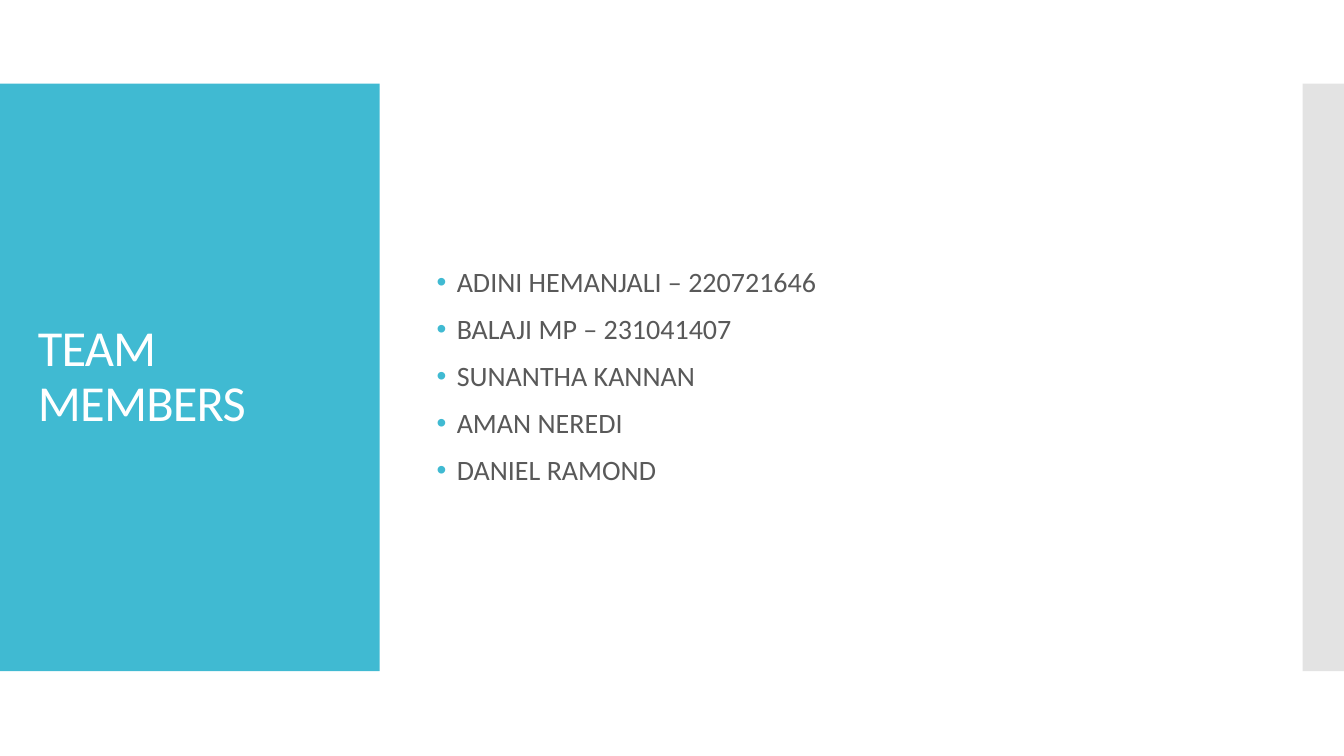
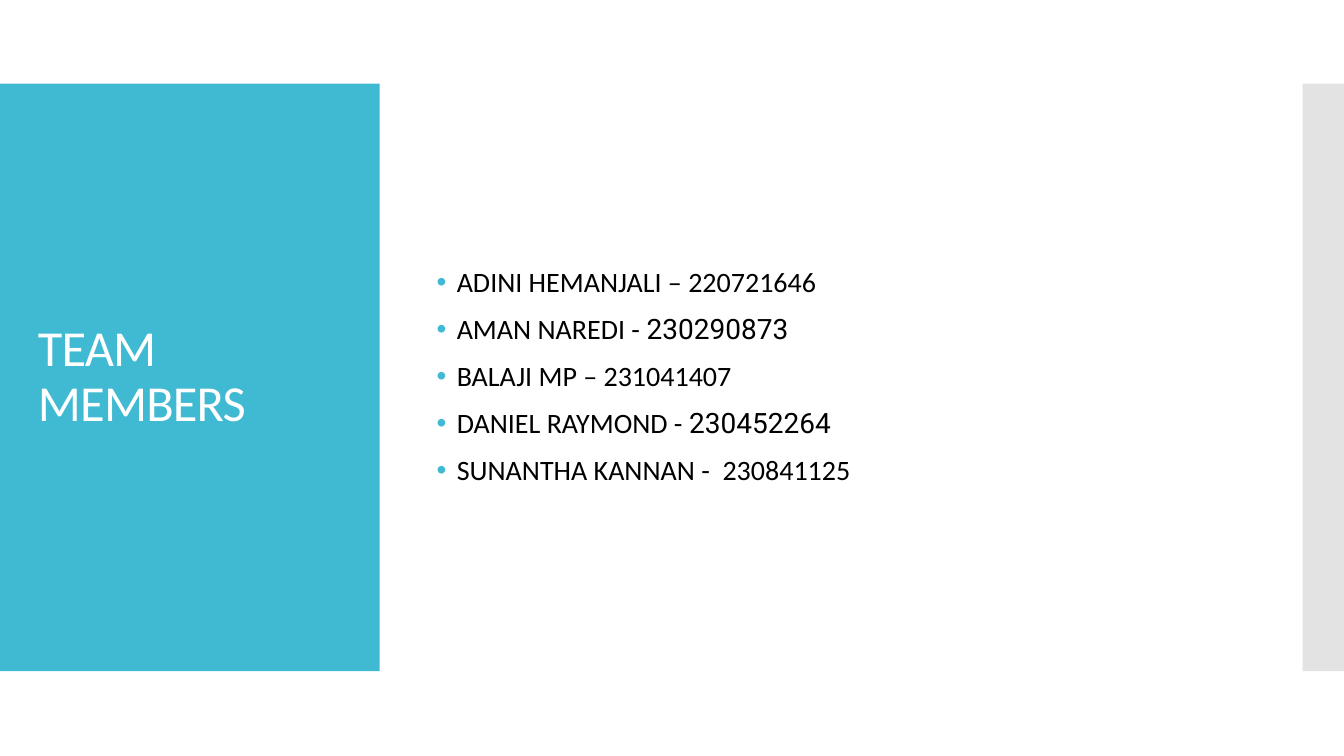
Before and after one commit to mp-balaji/nutrition_analysis_rest_api, a slide deck: slide 2 of Assets/Cloud computing mini project.pptx. Drawn at 1344x756 pixels with LibreOffice and Linux fonts; fonts in the diff are those of the drawing. Boxes give left, top, right and bottom in pixels: in the first picture for what was removed or moved away, otherwise in the second. Text is boxed around its words. In the diff, an @@ line names an element or a change of style, - is before the commit and + after.

```diff
--- a/Assets/Cloud computing mini project.pptx
+++ b/Assets/Cloud computing mini project.pptx
@@ text at (457, 273, 816, 387): text colour #595959 to #000000 in "ADINI HEMANJALI – 220721646", "BALAJI MP – 231041407" @@
@@ text at (457, 318, 789, 340): paragraph added @@
+• AMAN NAREDI - 230290873
@@ text at (457, 412, 851, 481): text changed; text colour #595959 to #000000 @@
-• SUNANTHA KANNAN
-• AMAN NEREDI
-• DANIEL RAMOND
+• DANIEL RAYMOND - 230452264
+• SUNANTHA KANNAN - 230841125
```
Also in this commit, not shown: 1 other slide changed.
